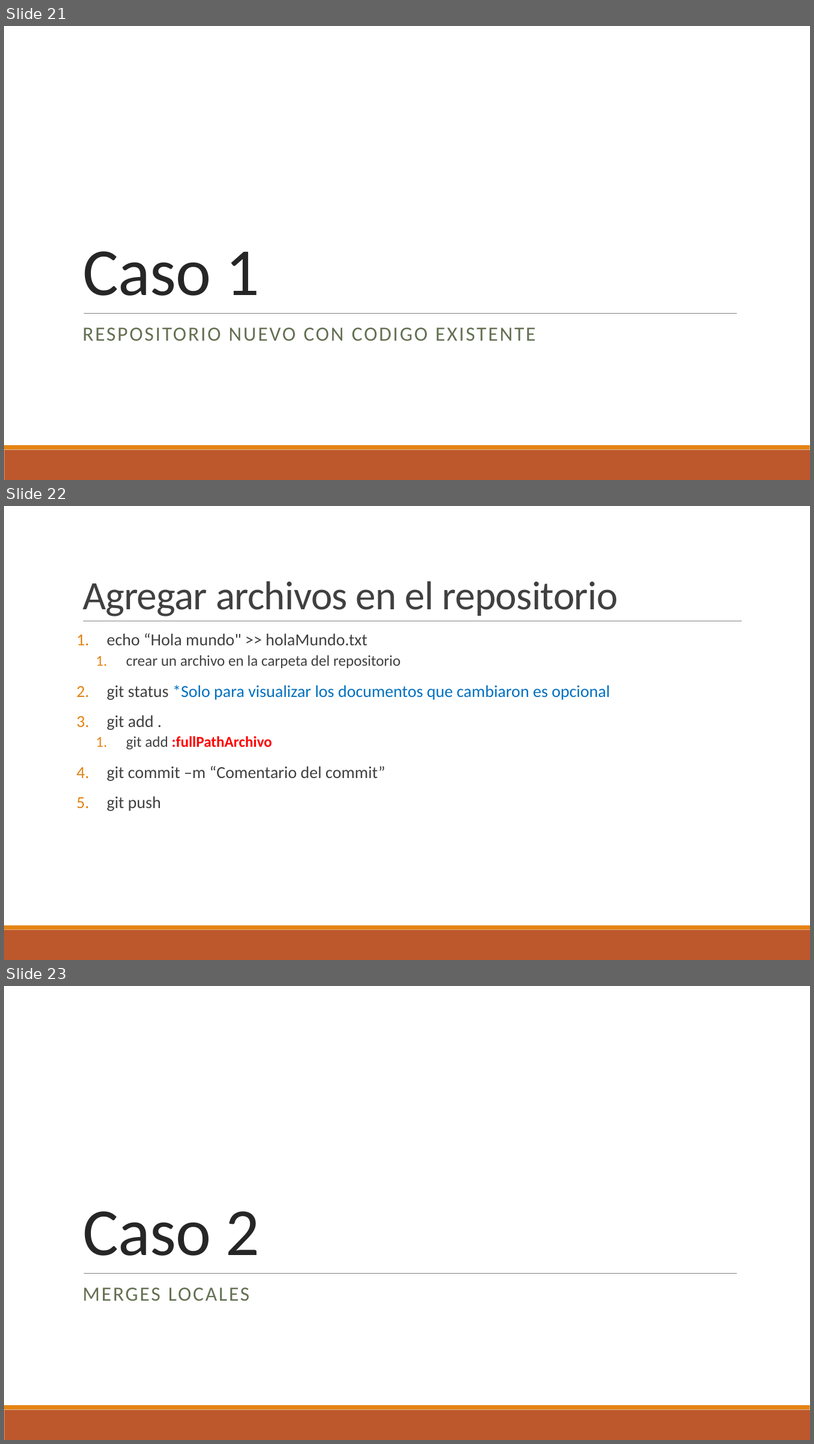
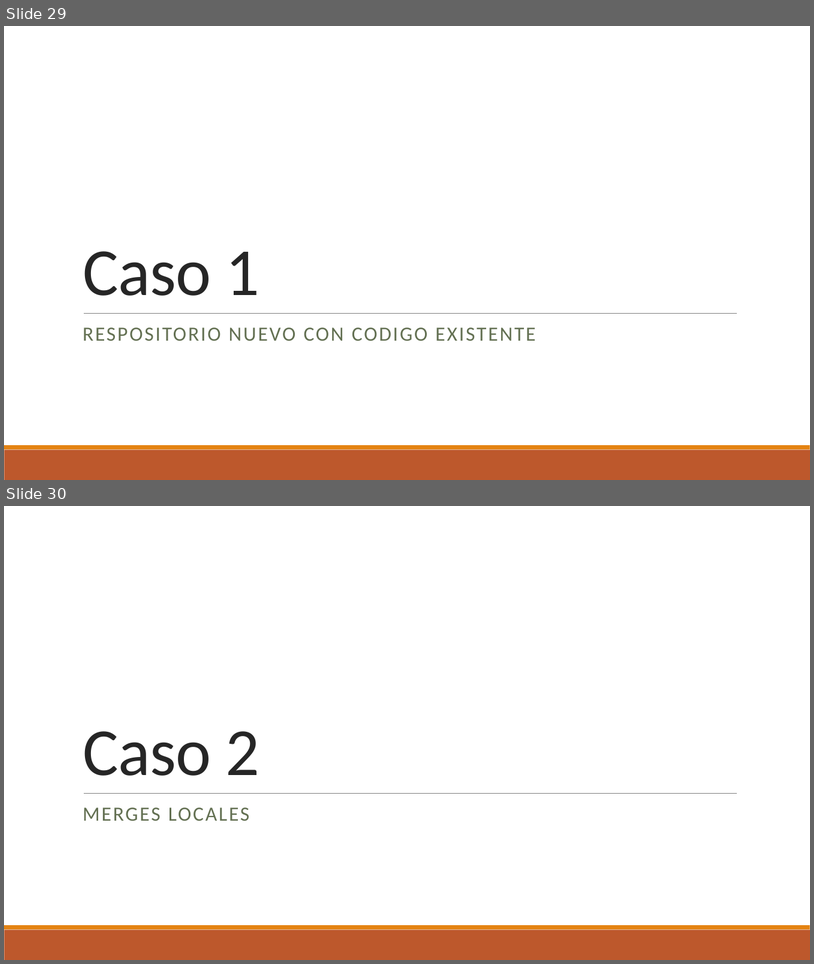
Before and after one commit to DuckHunter213/TutorialGit, a slide deck: Git.pptx. Shown one above the other, each under a label of ours: slides 21, 22 and 23 before the commit, slides 29 and 30 after it. The pictures are 814x1444 and 814x964 pixels, drawn with LibreOffice and Linux fonts; fonts in the diff are those of the drawing; background and template pictures are left out. Boxes give left, top, right and bottom in pixels: in the first picture for what was removed or moved away, otherwise in the second. Text is boxed around its words. In the diff, an @@ line names an element or a change of style, - is before the commit and + after.

Commit message:
Cambios para la presentación del Viernes

```diff
--- a/Git.pptx
+++ b/Git.pptx
@@ slide 22 removed at (x1=4, y1=506, x2=810, y2=960), background #FFFFFF; not listed: 2 template elements that a slide beside it also shows @@
@@ title removed at (x1=83, y1=581, x2=618, y2=616) @@
-Agregar archivos en el repositorio
@@ line removed from (83, 621) to (743, 621) @@
@@ text removed at (x1=107, y1=633, x2=610, y2=811) @@
-1. echo “Hola mundo" >> holaMundo.txt
-  1. crear un archivo en la carpeta del repositorio
-2. git status *Solo para visualizar los documentos que cambiaron es opcional
-3. git add .
-  1. git add :fullPathArchivo
-4. git commit –m “Comentario del commit”
-5. git push
@@ what was slide 21 is now slide 29 @@
@@ what was slide 23 is now slide 30 @@
```
Also in this commit, not shown: 15 slides added, 1 other slide removed.
